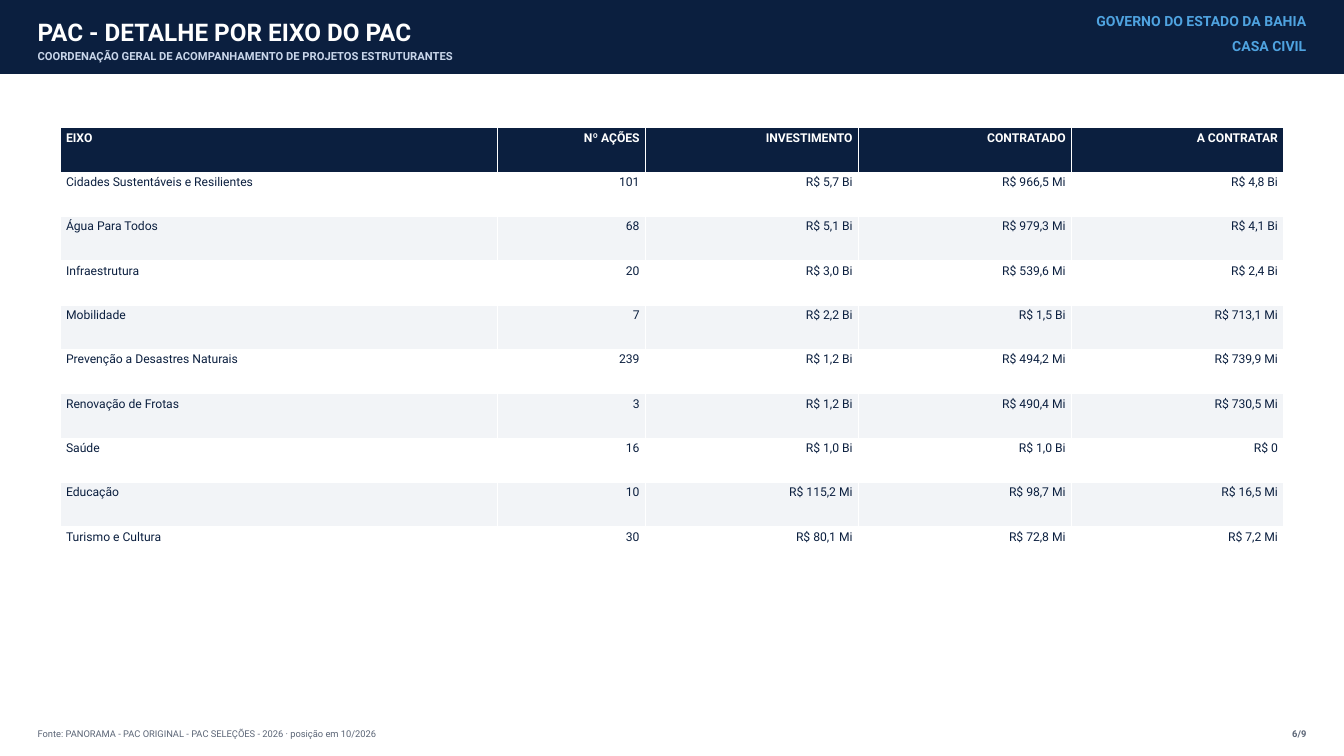
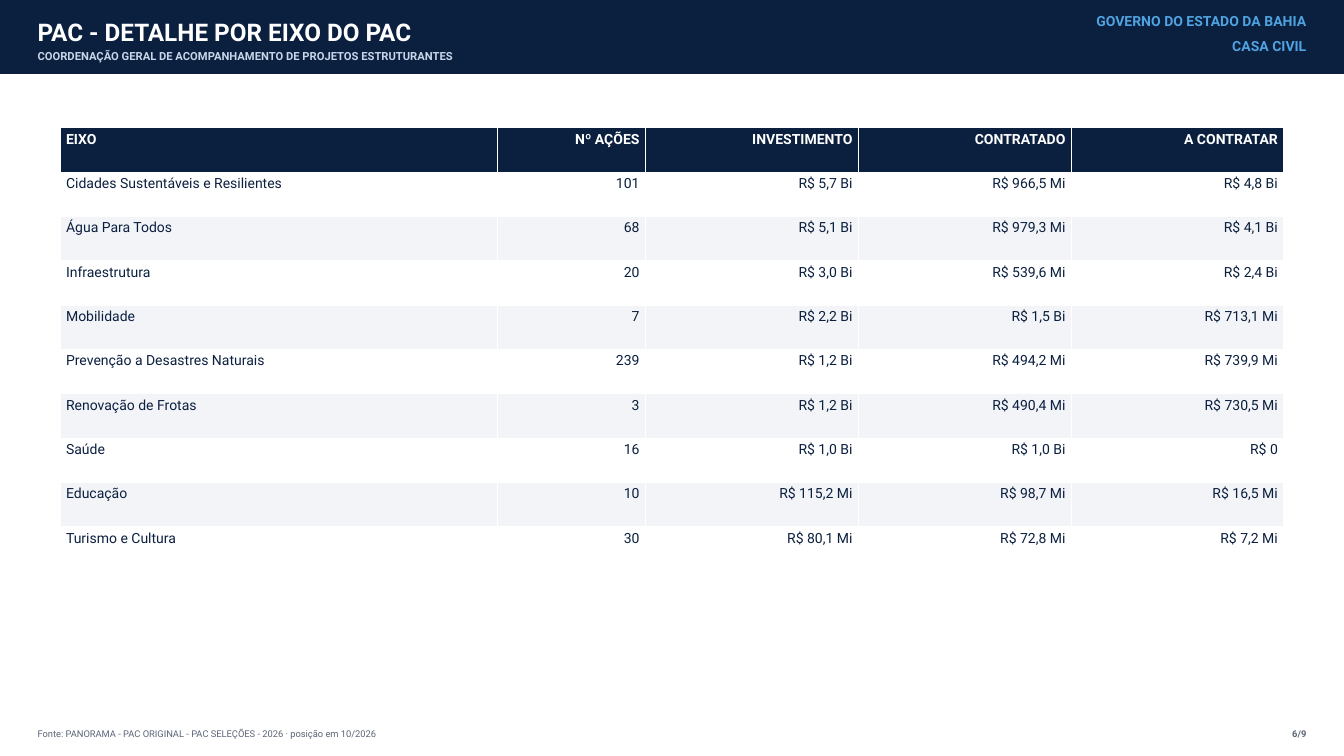
Before and after one commit to drochafig-sketch/cgape-balanco-pac, a slide deck: slide 6 of ANALISE_FINANCEIRA_PAC.pptx. Drawn at 1344x756 pixels with LibreOffice and Linux fonts; fonts in the diff are those of the drawing. Boxes give left, top, right and bottom in pixels: in the first picture for what was removed or moved away, otherwise in the second. Text is boxed around its words. In the diff, an @@ line names an element or a change of style, - is before the commit and + after.

```diff
--- a/ANALISE_FINANCEIRA_PAC.pptx
+++ b/ANALISE_FINANCEIRA_PAC.pptx
@@ table at <box>60,128,1284,571</box> @@
@@ size 13 to 15 pt @@
```
Also in this commit, not shown: 8 other slides changed, 4 other files.
